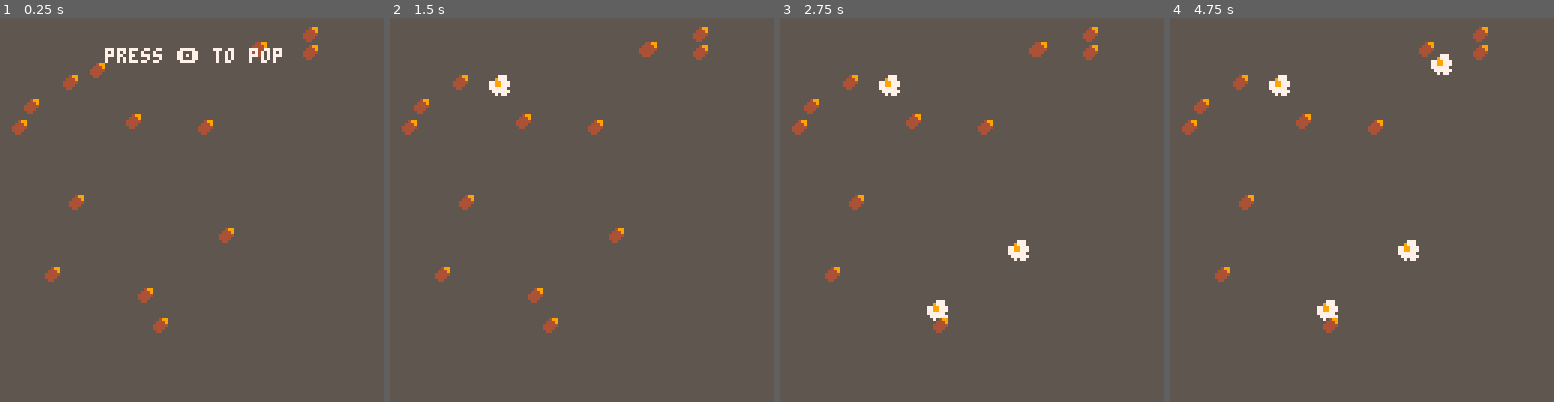
Above: before the commit, frames 1-4 (left to right).
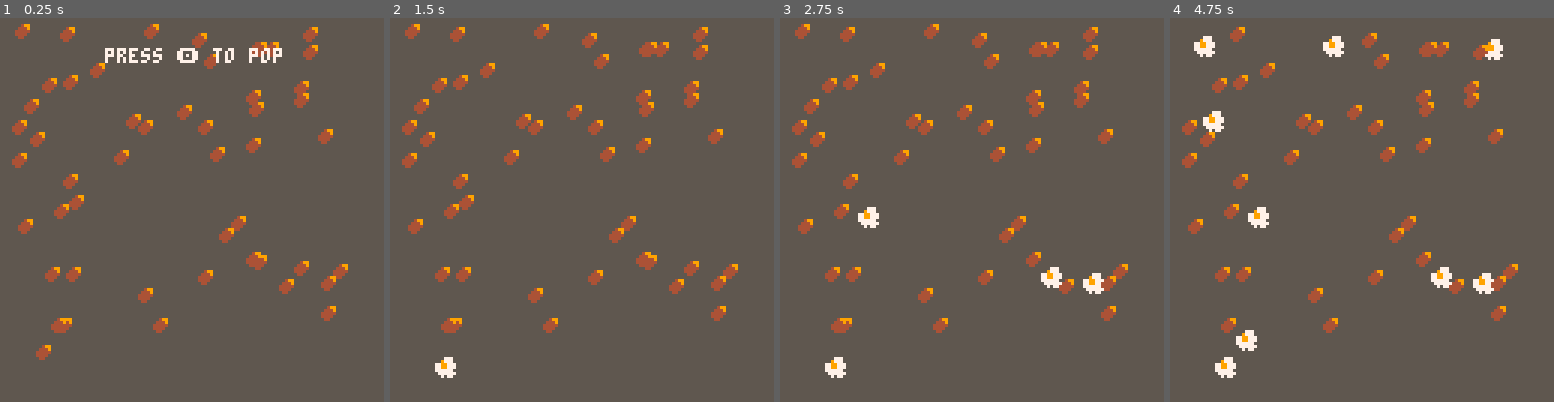
Above: after the commit, the same moments.

Repository: thoughtlesslabs/popper
Game: PICO-8 cartridge popper.p8
Same seed, same stepped clock (60 frames per second), same inputs: the game is played once before the commit and once after it.
Inputs:
- Up to frame 1 (0.25 s): no input
- Up to frame 2 (1.5 s): tap X (X key) at 0.33, 1.07 s; tap O (Z key) at 0.7 s
- Up to frame 3 (2.75 s): tap O (Z key) at 1.7, 2.1, 2.5 s; tap X (X key) at 1.85 s
- Up to frame 4 (4.75 s): tap O (Z key) every 0.4 s from 2.9 to 4.5 s; tap X (X key) at 2.97, 4.08 s

The runs differ from the first frame. In frame 1, 3.7% of the frame differs, in the area x 3-91%, y 1-90%; in frame 2, 4.2%; in frame 3, 5.4%; in frame 4, 6.7%, in the area x 3-91%, y 2-94%.

Commit message:
Button press removes kernels from RNG to speed up play time.

Diff:
--- a/popper.p8
+++ b/popper.p8
@@ -10,7 +10,7 @@
 	mode="start"
 end
 
-
+--set game mode
 function _update60()
 	if mode=="start" then
 		updatestart()
@@ -19,6 +19,7 @@
 	end
 end
 
+--update and reset game
 function updatestart()
 	cls()
 	mode="game"
@@ -30,22 +31,29 @@
 	end
 end
 
+--generate popcorn kernels
 function kern()
 		x={}
 		y={}
 		v={}
-		for i=1,15 do
-			add(x,mid(1,rnd(110),110))
-			add(y,mid(1,rnd(110),110))
+  n={}
+		for i=1,50 do
+			add(x,flr(mid(1,rnd(110),110)))
+			add(y,flr(mid(1,rnd(110),110)))
 			add(v,true)
+			add(n,i)
 		end
 end
 
+--pop kernels base on user input
 function updatekern()
 --	allpopped = false
 	if btnp(4) then
-			randnum=flr(rnd(#x+1))
-			if v[randnum]==false then
+   --pick random kernel to pop
+			randnum=flr(rnd(n))
+			--check if kernel is already popped
+   if v[randnum]==false then
+    del(n,randnum)
 			elseif v[randnum] then
 				v[randnum]=false
 				pop=true
